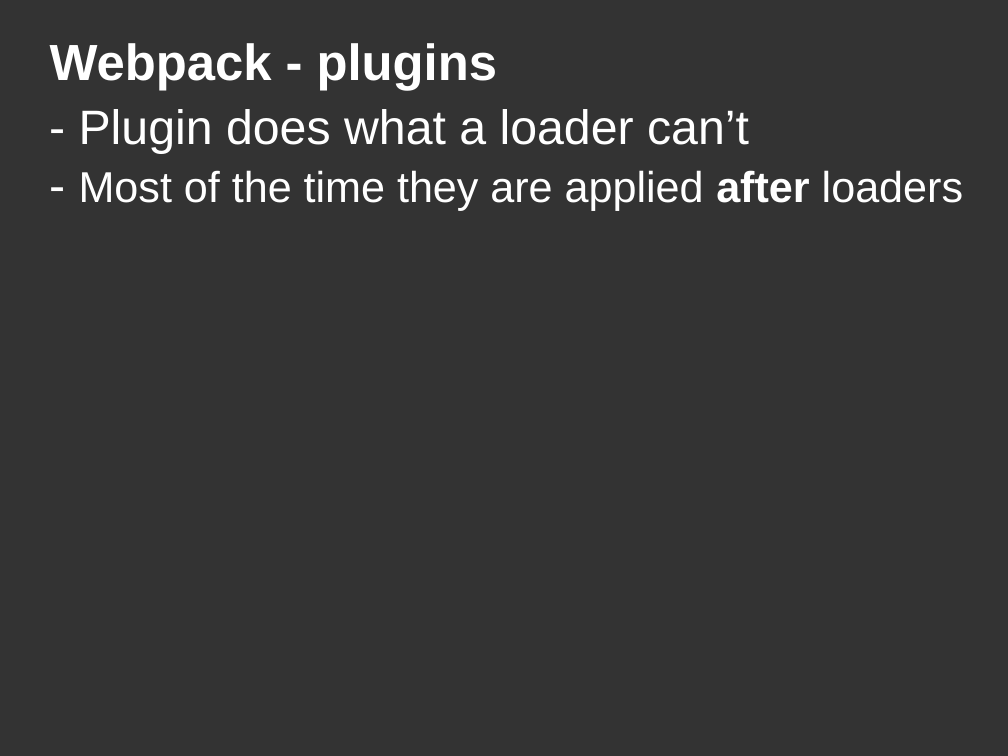
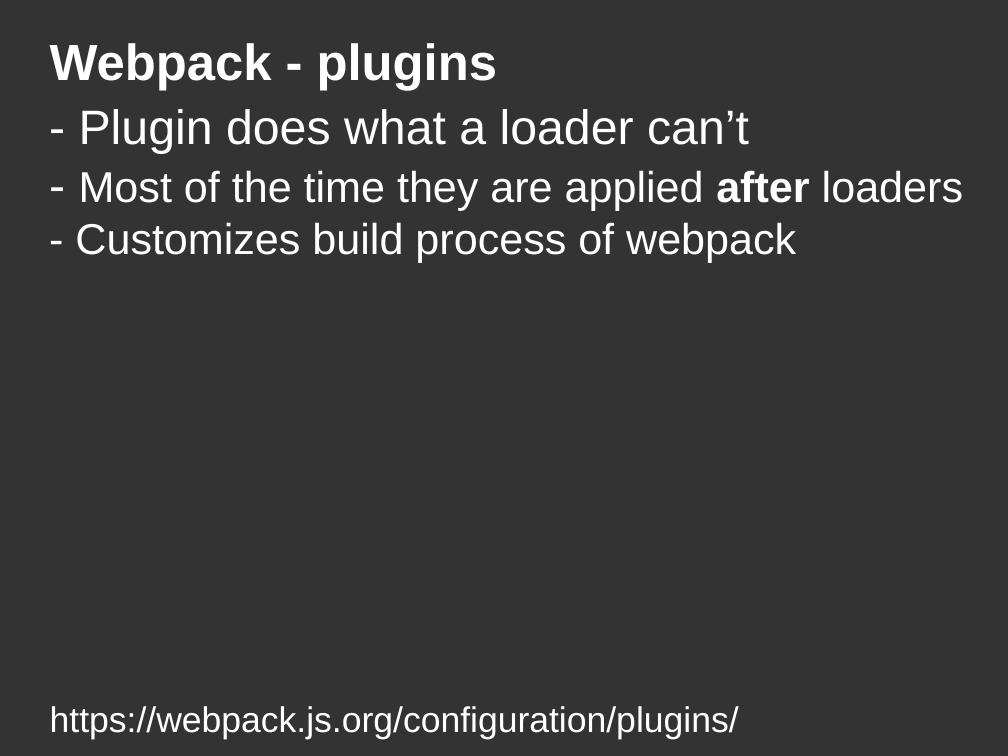
Before and after one commit to DanYellow/misc-tests, a slide deck: slide 33 of webpack-presentation-examples/webpack-presentation.odp. Drawn at 1008x756 pixels with LibreOffice and Linux fonts; fonts in the diff are those of the drawing. Boxes give left, top, right and bottom in pixels: in the first picture for what was removed or moved away, otherwise in the second. Text is boxed around its words. In the diff, an @@ line names an element or a change of style, - is before the commit and + after.

```diff
--- a/webpack-presentation-examples/webpack-presentation.odp
+++ b/webpack-presentation-examples/webpack-presentation.odp
@@ title at box(75, 109, 963, 263): text changed @@
-- Plugin does what a loader can’t
-- Most of the time they are applied after loaders
+- Plugin does what a loader can’t
+- Most of the time they are applied after loaders
+- Customizes build process of webpack
@@ title added at box(50, 706, 739, 739), 28 pt, text #FFFFFF @@
+https://webpack.js.org/configuration/plugins/
```
Also in this commit, not shown: 4 other slides changed, 8 other files.
